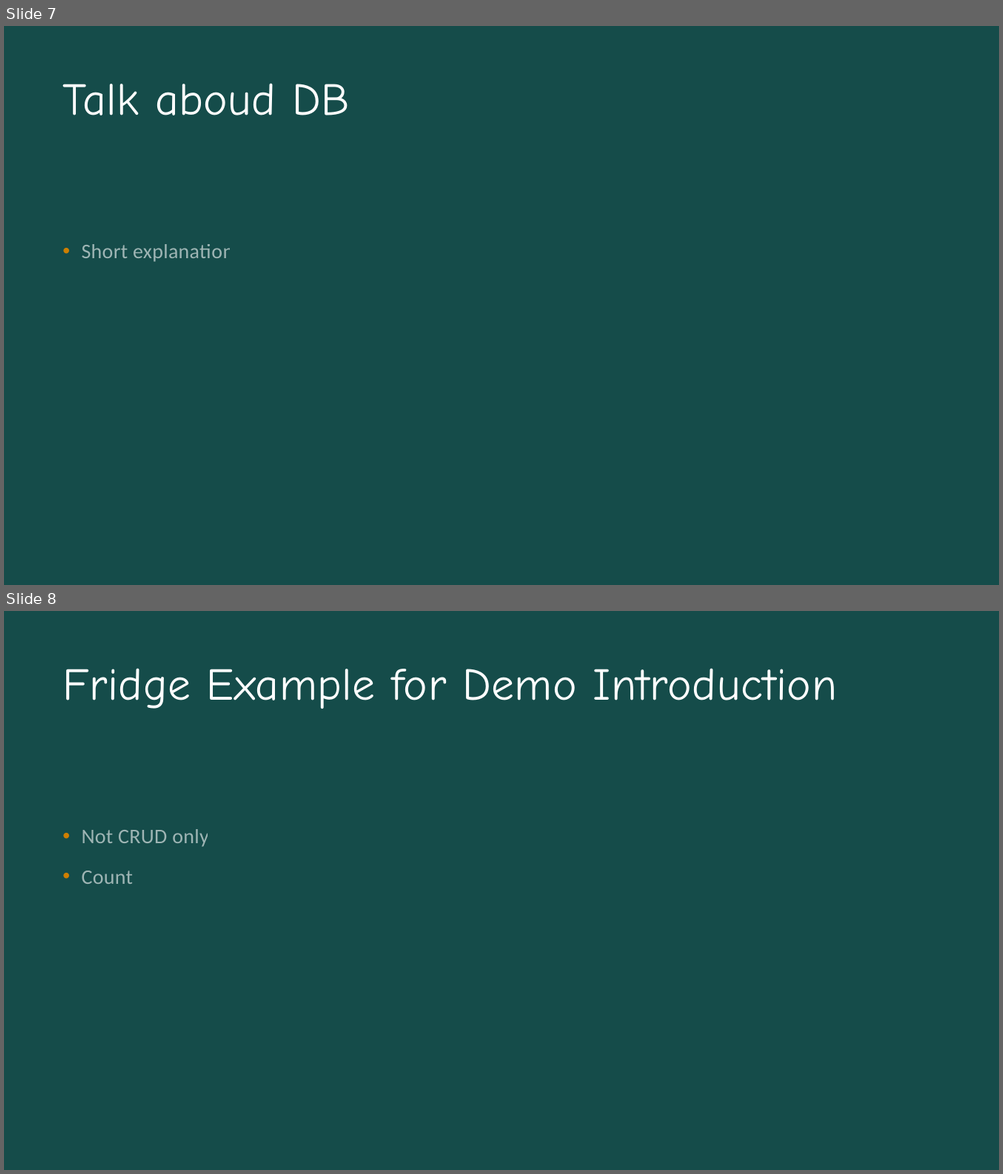
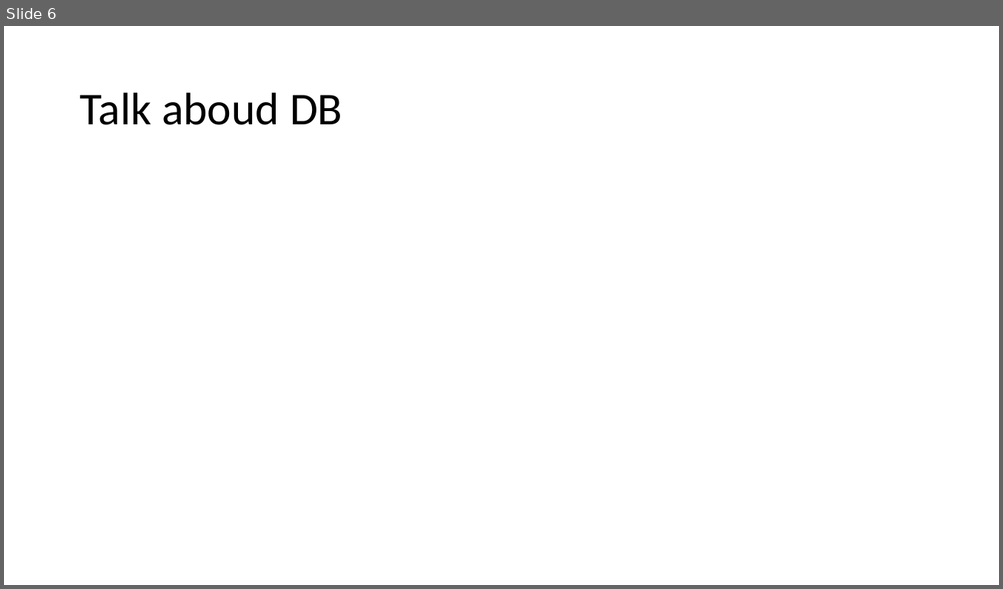
Before and after one commit to AntonioPirani/SQLiteProject, a slide deck: Presentation.pptx. Shown one above the other, each under a label of ours: slides 7 and 8 before the commit, slide 6 after it. The pictures are 1003x1174 and 1003x589 pixels, drawn with LibreOffice and Linux fonts; fonts in the diff are those of the drawing. Boxes give left, top, right and bottom in pixels: in the first picture for what was removed or moved away, otherwise in the second. Text is boxed around its words. In the diff, an @@ line names an element or a change of style, - is before the commit and + after.

```diff
--- a/Presentation.pptx
+++ b/Presentation.pptx
@@ slide 8 removed at (x1=4, y1=611, x2=999, y2=1170), background #0B2827; not listed: 1 template element that a slide beside it also shows @@
@@ title removed at (x1=62, y1=668, x2=836, y2=709) @@
-Fridge Example for Demo Introduction
@@ text removed at (x1=82, y1=829, x2=208, y2=884) @@
-• Not CRUD only
-• Count
@@ what was slide 7 is now slide 6 @@
@@ slide 6 changed as well @@
@@ background #0B2827 to #FFFFFF @@
@@ rectangle removed at (x1=4, y1=26, x2=999, y2=585) @@
@@ title "Talk aboud DB" moved from (x1=62, y1=83, x2=349, y2=116) to (x1=79, y1=93, x2=342, y2=125) @@
@@ title "Talk aboud DB" at (x1=79, y1=93, x2=342, y2=125): font Comic Neue to Calibri, text colour #FFFFFF to #000000, letter spacing 0.4 to 0 pt; line spacing 0.88 to 0.9; vertical alignment top to middle @@
@@ text removed at (x1=82, y1=244, x2=233, y2=262) @@
-• Short explanation
```
Also in this commit, not shown: 5 other slides changed, 3 slides added, 2 other slides removed.
